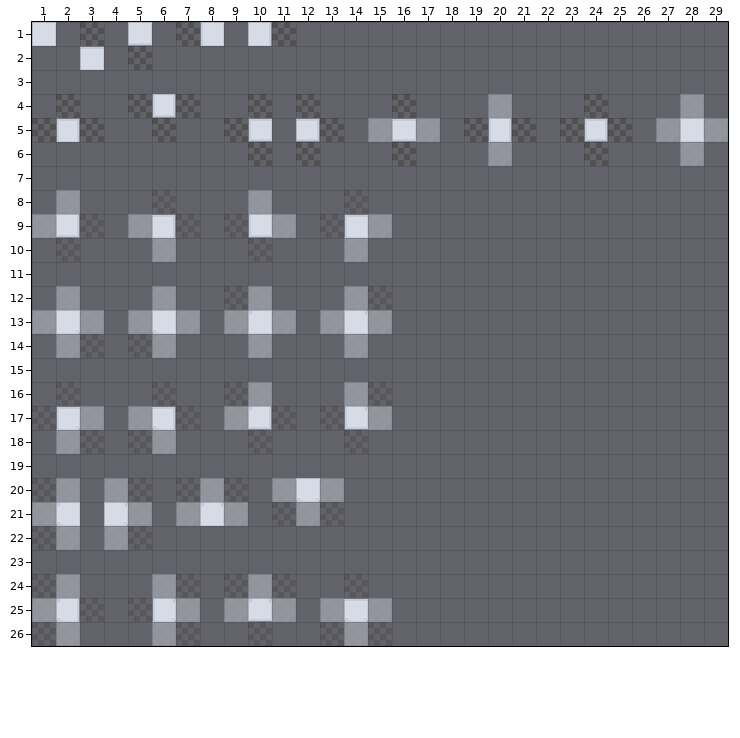
An edit to a level. Tiled map, Assets/Tiled/Rules/autotile_rules_stone.tmx. That is the earlier state.
Cells are 16x16 px. Shown: x 1..29, y 1..26.
New version:
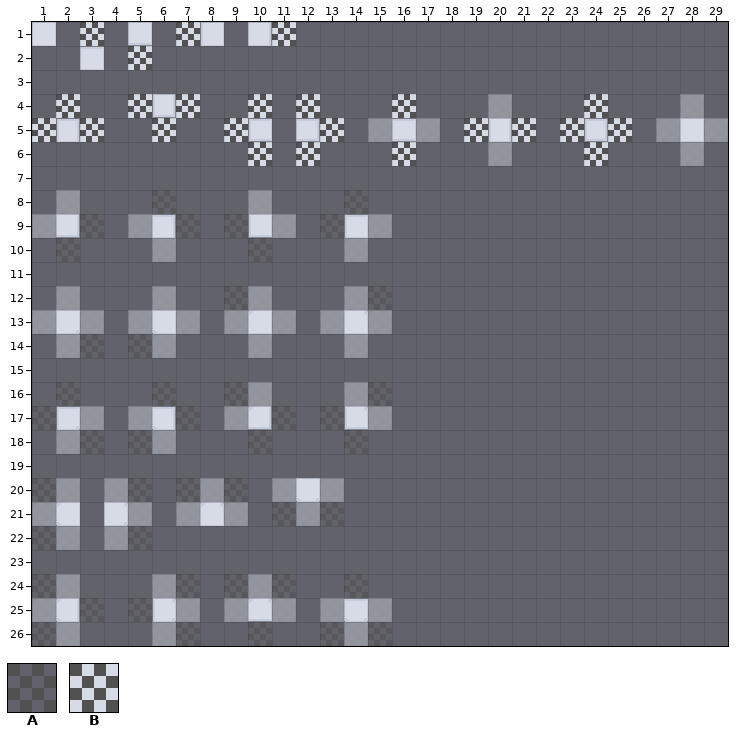
Key: from "stone": A 71, B 75 "Border".
_ is an empty cell.
Commit message: feat: add automatic borders to the level
What changed:
Layer "output_terrain":
y 1: x 3 A -> B; x 7 A -> B; x 11 A -> B
y 2: x 5 A -> B
y 4: x 2 A -> B; x 5 A -> B; x 7 A -> B; x 10 A -> B; x 12 A -> B; x 16 A -> B; x 24 A -> B
y 5: x 1 A -> B; x 3 A -> B; x 6 A -> B; x 9 A -> B; x 13 A -> B; x 19 A -> B; x 21 A -> B; x 23 A -> B; x 25 A -> B
y 6: x 10 A -> B; x 12 A -> B; x 16 A -> B; x 24 A -> B
